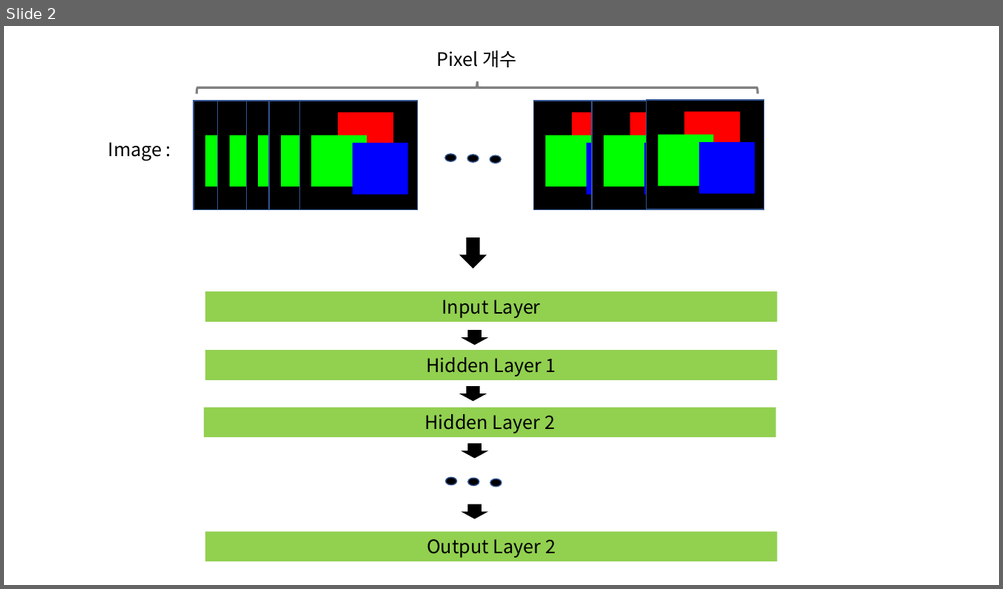
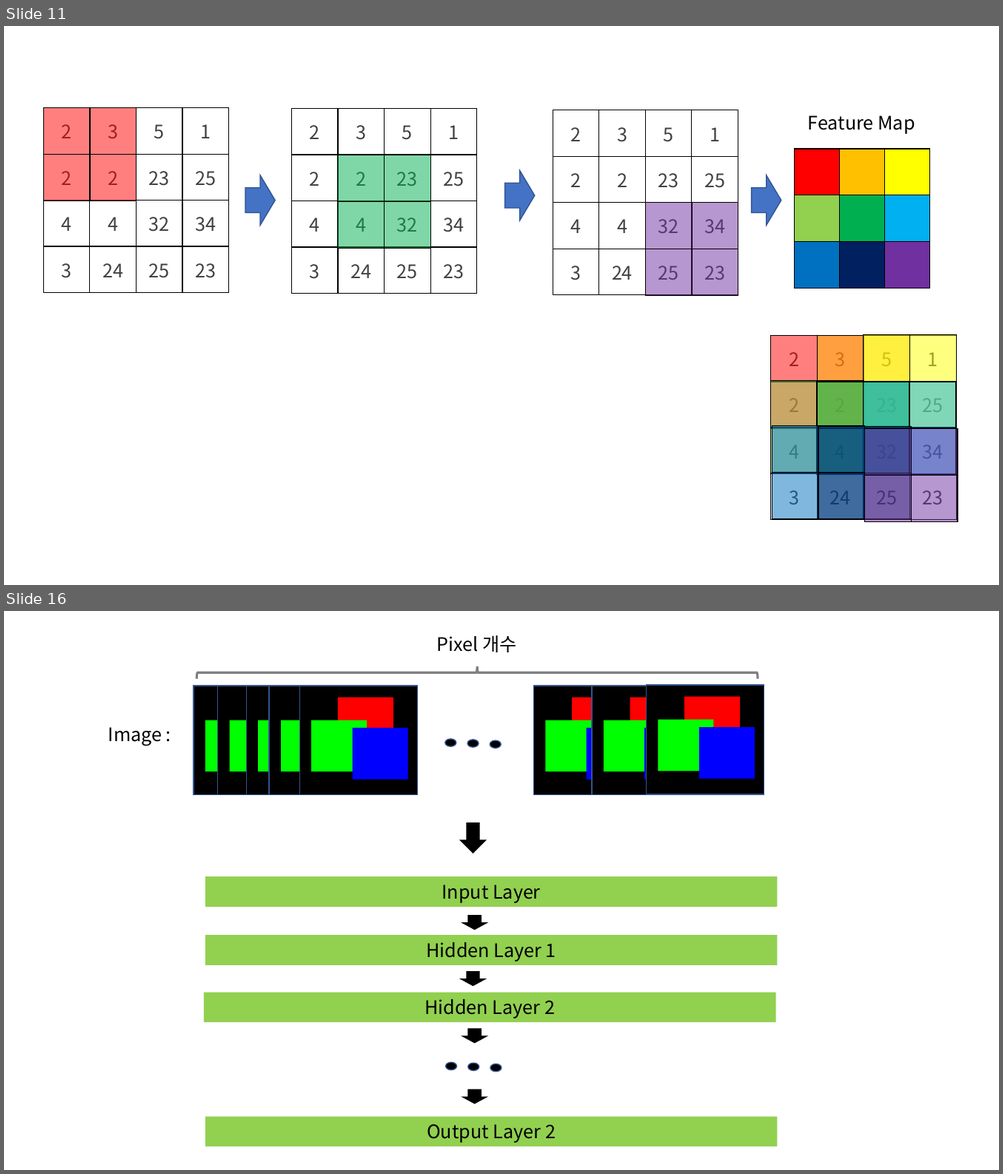
Before and after one commit to bn3monkey/MachineLearning, a slide deck: CNN/CNN.pptx. Shown one above the other, each under a label of ours: slide 2 before the commit, slides 11 and 16 after it; the slides between them are not shown. The pictures are 1003x589 and 1003x1174 pixels, drawn with LibreOffice and Linux fonts; fonts in the diff are those of the drawing. Boxes give left, top, right and bottom in pixels: in the first picture for what was removed or moved away, otherwise in the second. Text is boxed around its words. In the diff, an @@ line names an element or a change of style, - is before the commit and + after.

```diff
--- a/CNN/CNN.pptx
+++ b/CNN/CNN.pptx
@@ slide 11 added at [4,26,999,585], background #FFFFFF @@
@@ table added at [43,108,228,293], 4 rows, 4 columns @@
+2 | 3 | 5 | 1
+2 | 2 | 23 | 25
+4 | 4 | 32 | 34
+3 | 24 | 25 | 23
@@ table added at [43,108,136,201], 2 rows, 2 columns @@
+ | 
+ | 
@@ table added at [291,109,476,294], 4 rows, 4 columns @@
+2 | 3 | 5 | 1
+2 | 2 | 23 | 25
+4 | 4 | 32 | 34
+3 | 24 | 25 | 23
@@ table added at [552,110,737,295], 4 rows, 4 columns @@
+2 | 3 | 5 | 1
+2 | 2 | 23 | 25
+4 | 4 | 32 | 34
+3 | 24 | 25 | 23
@@ text added at [808,116,915,134], 18 pt, text #000000 @@
+Feature Map
@@ table added at [338,155,430,248], 2 rows, 2 columns @@
+ | 
+ | 
@@ table added at [794,149,930,289], 3 rows, 3 columns @@
+ |  | 
+ |  | 
+ |  | 
@@ right arrow added at [245,175,275,225], fill #4472C4, outline #325491 1 pt @@
@@ right arrow added at [505,171,535,221], fill #4472C4, outline #325491 1 pt @@
@@ right arrow added at [751,175,782,225], fill #4472C4, outline #325491 1 pt @@
@@ table added at [645,203,737,296], 2 rows, 2 columns @@
+ | 
+ | 
@@ table added at [771,335,956,520], 4 rows, 4 columns @@
+2 | 3 | 5 | 1
+2 | 2 | 23 | 25
+4 | 4 | 32 | 34
+3 | 24 | 25 | 23
@@ table added at [771,335,864,429], 2 rows, 2 columns @@
+ | 
+ | 
@@ table added at [817,335,910,429], 2 rows, 2 columns @@
+ | 
+ | 
@@ table added at [864,335,956,428], 2 rows, 2 columns @@
+ | 
+ | 
@@ table added at [771,380,864,474], 2 rows, 2 columns @@
+ | 
+ | 
@@ table added at [817,382,909,475], 2 rows, 2 columns @@
+ | 
+ | 
@@ table added at [862,382,956,475], 2 rows, 2 columns @@
+ | 
+ | 
@@ table added at [771,426,865,519], 2 rows, 2 columns @@
+ | 
+ | 
@@ table added at [818,426,910,520], 2 rows, 2 columns @@
+ | 
+ | 
@@ table added at [865,429,957,523], 2 rows, 2 columns @@
+ | 
+ | 
@@ what was slide 2 is now slide 16 @@
```
Also in this commit, not shown: 1 slide changed, 16 other slides added, 23 other files.
